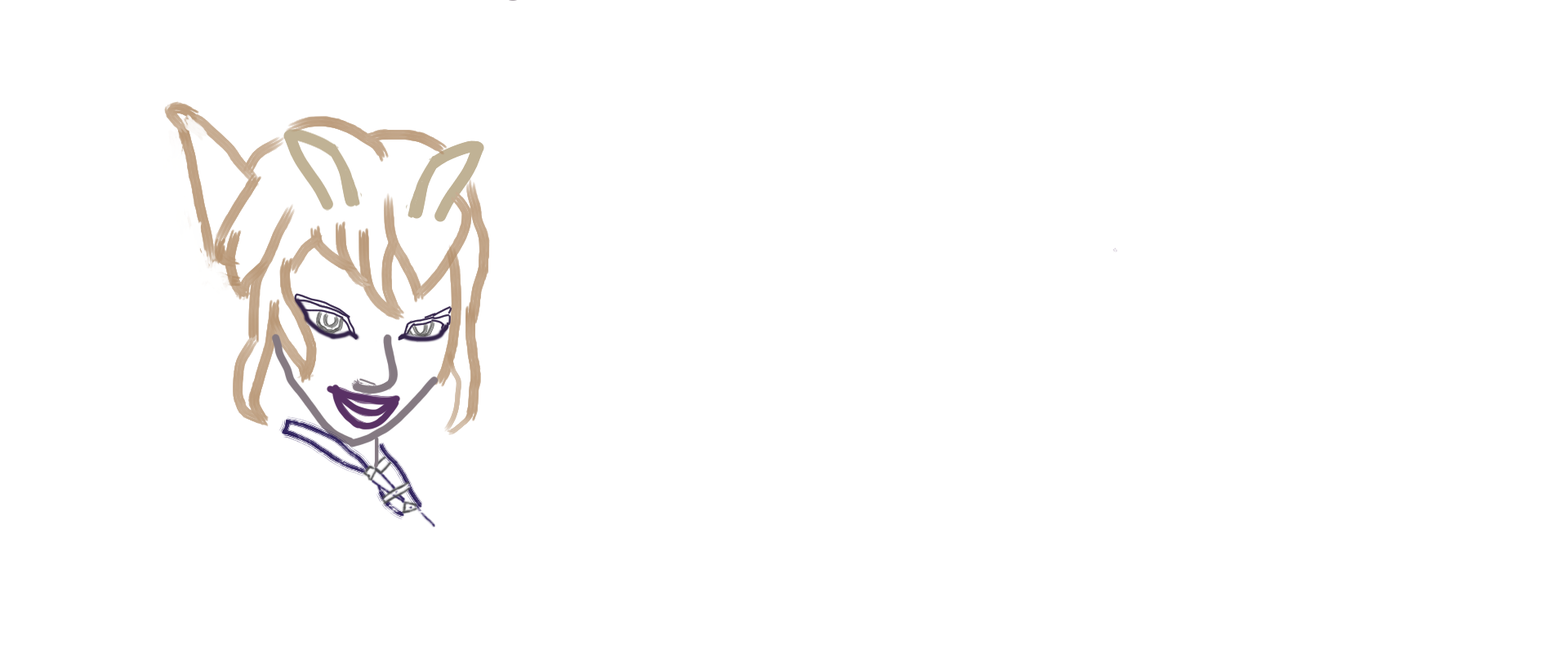
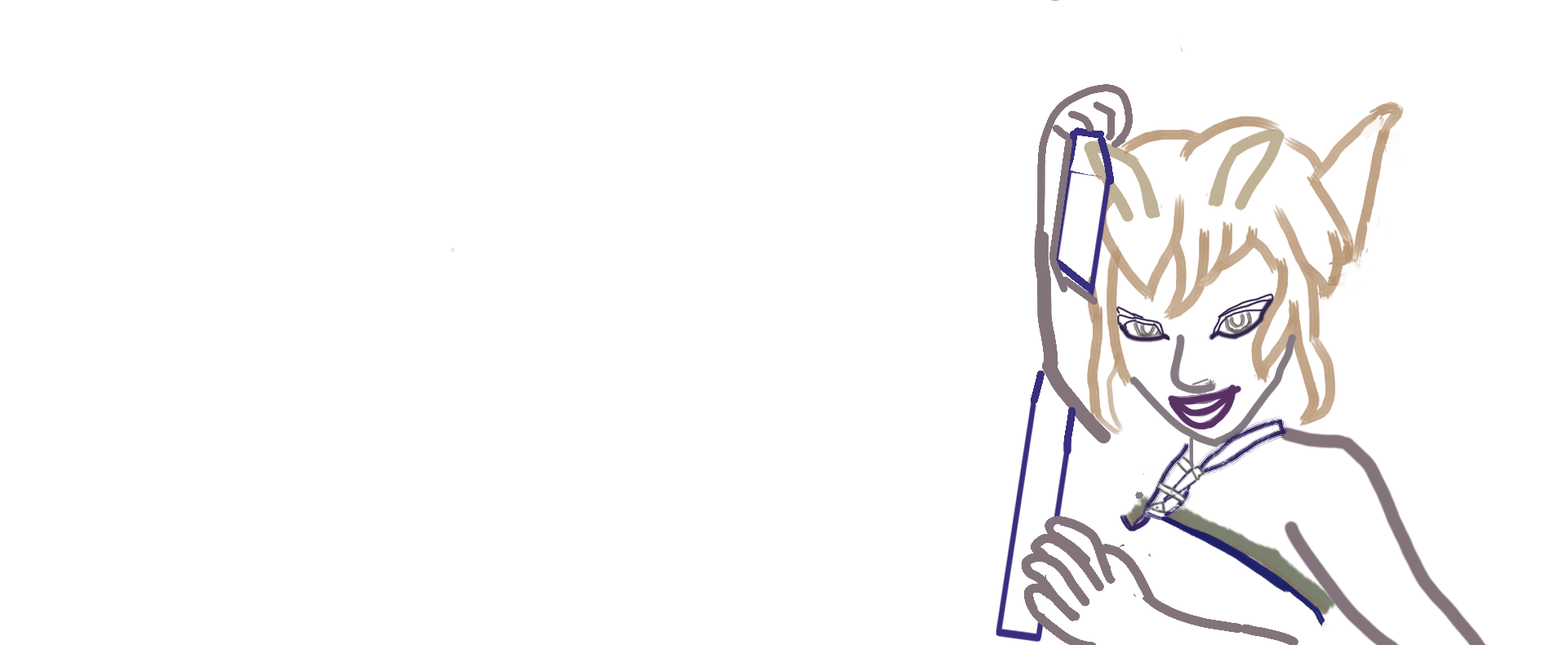
Two versions of the same layered image (1568 × 645). Layer-by-layer changes:
added layer "Paint Layer 1" in group "Zoey/Giv" over [995, 44, 1310, 645]
painted on "Outline/Clothes" over [164, 0, 1359, 645]
painted on "Outline" over [164, 0, 1488, 645]
